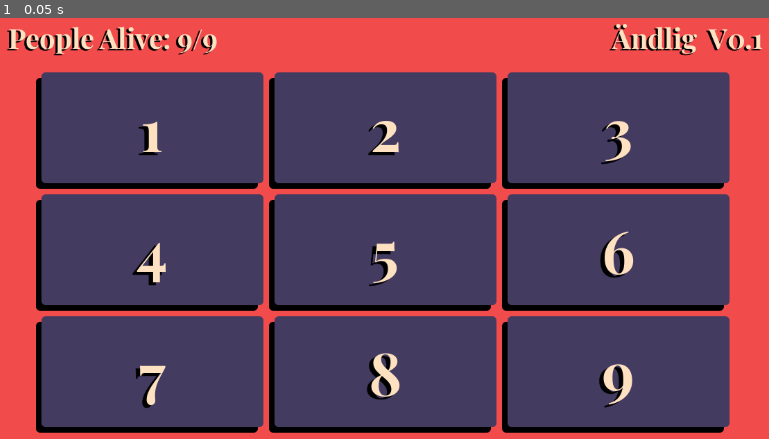
Above: before the commit, frame 1.
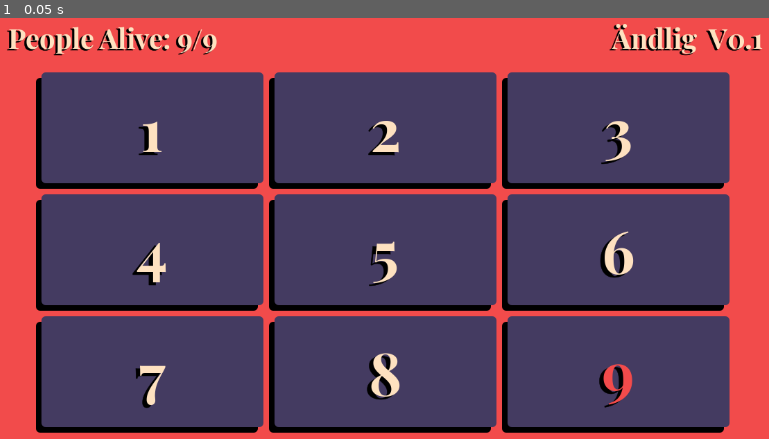
Above: after the commit, the same moment.

Repository: TheTwoBoom/andlig
Game: Godot game, scene res://scenes/game.tscn
Two runs of this game, one before a commit and one after it. Both use one fixed random seed, a clock stepped at 60 frames per second and the inputs below.
Inputs:
- Up to frame 1 (0.05 s): no input

The runs differ from the first frame. In frame 1, 0.2% of the frame differs, in the area x 78-83%, y 82-92%.

Commit message:
added killer selection

Diff:
--- a/scripts/game.gd
+++ b/scripts/game.gd
@@ -1,5 +1,12 @@
 extends Control
 
+var killer = null
+
+func _ready() -> void:
+	killer = %Scanner.ALLOWED_INPUTS.pick_random()
+	var label = get_node_or_null("%PanelContainer" + str(killer) + "/Label") as Label
+	var new_theme = preload("res://assets/font/big_font_red.tres")
+	label.theme = new_theme
 
 func _on_scanner_added_to_list() -> void:
 	%AliveLabel.text = "People Alive: " + str(9-%Scanner.dead.size()) + "/9"
